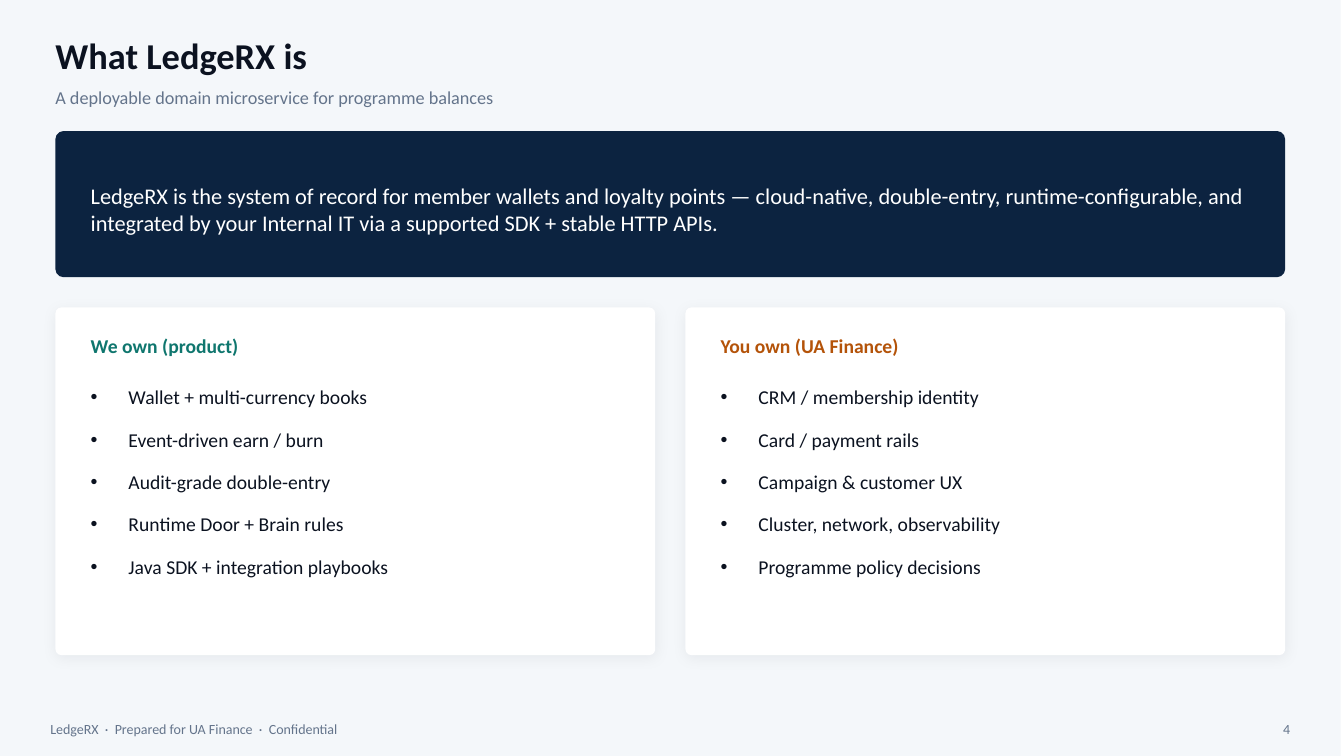
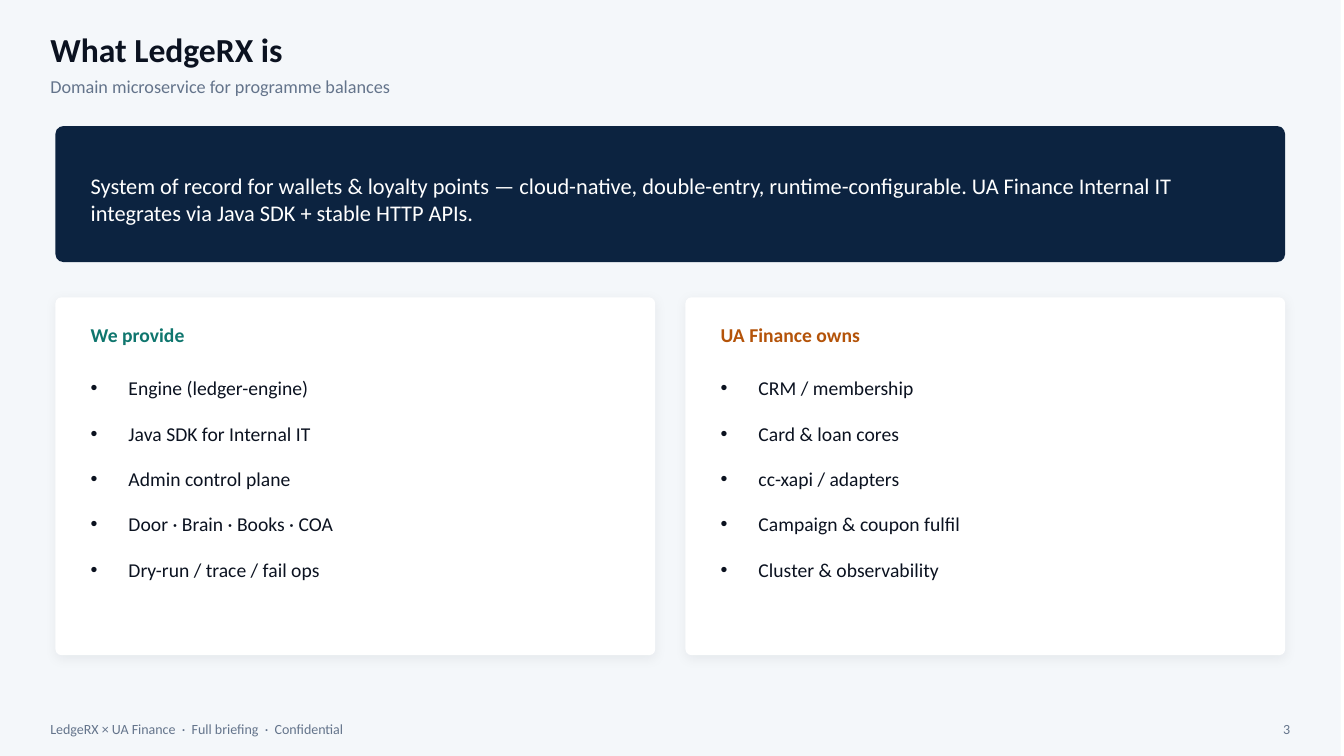
Before and after one commit to yky32/ledger-engine, a slide deck: slide 4 of docs/decks/LedgeRX-Product-Overview.pptx. Drawn at 1344x756 pixels with LibreOffice and Linux fonts; fonts in the diff are those of the drawing. Boxes give left, top, right and bottom in pixels: in the first picture for what was removed or moved away, otherwise in the second. Text is boxed around its words. In the diff, an @@ line names an element or a change of style, - is before the commit and + after.

Commit message:
docs: merge UAF product + landscape + events into full briefing

```diff
--- a/docs/decks/LedgeRX-Product-Overview.pptx
+++ b/docs/decks/LedgeRX-Product-Overview.pptx
@@ text "What LedgeRX is" at <box>50,38,283,68</box>: size 26 to 24 pt @@
@@ text at <box>50,80,390,96</box>: text changed @@
-A deployable domain microservice for programme balances
+Domain microservice for programme balances
@@ rounded rectangle: place and size @@
-rounded rectangle at <box>55,131,1286,277</box>
+rounded rectangle at <box>55,126,1286,262</box>
@@ rounded rectangle at <box>55,126,1286,262</box>: proportions changed @@
@@ text at <box>91,178,1172,225</box>: text changed @@
-LedgeRX is the system of record for member wallets and loyalty points — cloud-native, double-entry, runtime-configurable, and integrated by your Internal IT via a supported SDK + stable HTTP APIs.
+System of record for wallets & loyalty points — cloud-native, double-entry, runtime-configurable. UA Finance Internal IT integrates via Java SDK + stable HTTP APIs.
@@ rounded rectangle: place and size @@
-rounded rectangle at <box>55,308,655,655</box>
+rounded rectangle at <box>55,297,655,655</box>
@@ rounded rectangle at <box>55,297,655,655</box>: shadow changed @@
@@ rounded rectangle at <box>686,297,1286,655</box>: shadow changed @@
@@ rounded rectangle: place and size @@
-rounded rectangle at <box>686,308,1286,655</box>
+rounded rectangle at <box>686,297,1286,655</box>
@@ text at <box>91,328,184,345</box>: text changed @@
-We own (product)
+We provide
@@ text at <box>721,328,859,342</box>: text changed @@
-You own (UA Finance)
+UA Finance owns
@@ text at <box>128,381,308,399</box>: text changed @@
-• Wallet + multi-currency books
+• Engine (ledger-engine)
@@ text at <box>758,381,914,398</box>: text changed @@
-• CRM / membership identity
+• CRM / membership
@@ text at <box>128,427,310,441</box>: text changed @@
-• Event-driven earn / burn
+• Java SDK for Internal IT
@@ text at <box>758,427,899,441</box>: text changed @@
-• Card / payment rails
+• Card & loan cores
@@ text at <box>128,472,290,489</box>: text changed @@
-• Audit-grade double-entry
+• Admin control plane
@@ text at <box>758,472,900,489</box>: text changed @@
-• Campaign & customer UX
+• cc-xapi / adapters
@@ text at <box>128,517,333,531</box>: text changed @@
-• Runtime Door + Brain rules
+• Door · Brain · Books · COA
@@ text at <box>758,517,960,535</box>: text changed @@
-• Cluster, network, observability
+• Campaign & coupon fulfil
@@ text at <box>128,563,319,580</box>: text changed @@
-• Java SDK + integration playbooks
+• Dry-run / trace / fail ops
@@ text at <box>758,563,938,580</box>: text changed @@
-• Programme policy decisions
+• Cluster & observability
@@ text at <box>50,724,344,737</box>: text changed @@
-LedgeRX · Prepared for UA Finance · Confidential
+LedgeRX × UA Finance · Full briefing · Confidential
@@ text at <box>1283,725,1290,734</box>: text changed @@
-4
+3
```
Also in this commit, not shown: 9 other slides changed, 13 slides added, 3 slides removed, 4 other files.
